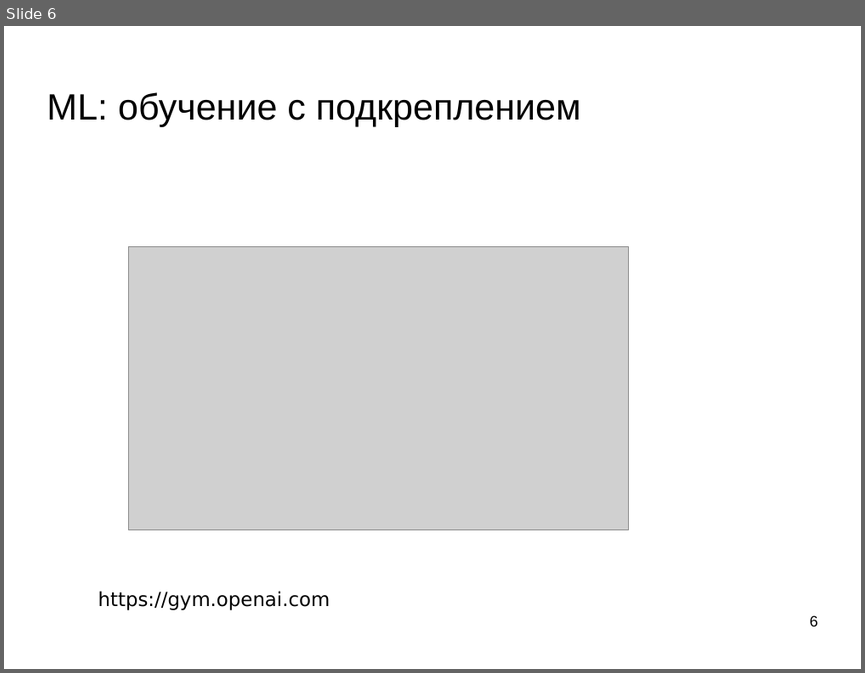
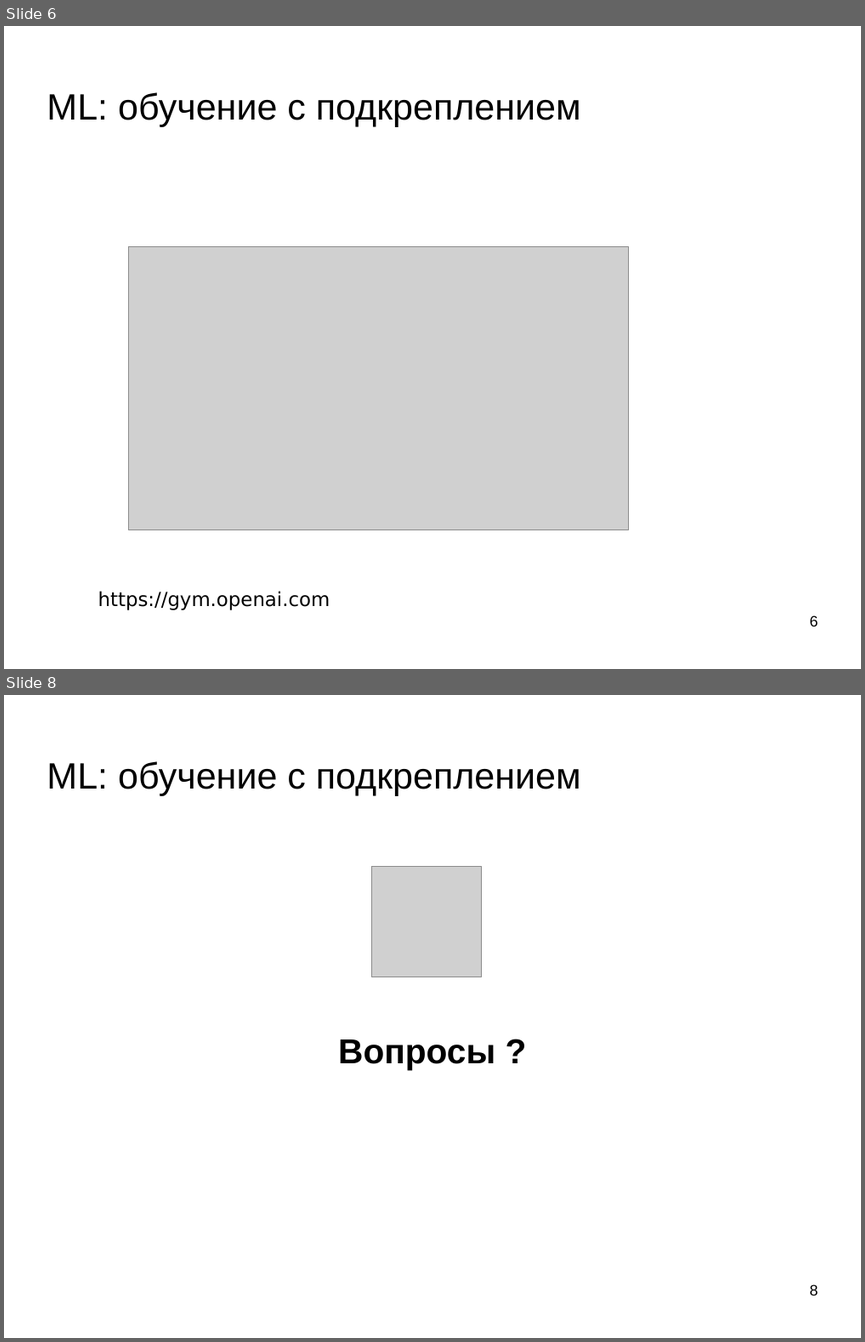
Before and after one commit to mechanoid5/ml_lectorium_legacy, a slide deck: 24-rl-dqn.odp. Shown one above the other, each under a label of ours: slide 6 before the commit, slides 6 and 8 after it; the slides between them are not shown. The pictures are 865x673 and 865x1342 pixels, drawn with LibreOffice and Linux fonts; fonts in the diff are those of the drawing; grey boxes stand for pictures; background and template pictures are left out. Boxes give left, top, right and bottom in pixels: in the first picture for what was removed or moved away, otherwise in the second. Text is boxed around its words. In the diff, an @@ line names an element or a change of style, - is before the commit and + after.

```diff
--- a/24-rl-dqn.odp
+++ b/24-rl-dqn.odp
@@ slide 8 added at (4, 695, 861, 1338), background picture (left out) @@
@@ title added at (46, 761, 581, 796), 33.9 pt, text #000000 @@
+ML: обучение с подкреплением
@@ picture added at (371, 867, 482, 977) @@
@@ subtitle added at (338, 1039, 495, 1070), 32 pt, text #000000, bold @@
+Вопросы ?
@@ page number added at (810, 1284, 818, 1295), 14 pt, text #000000 @@
+8
```
Also in this commit, not shown: 3 slides changed, 1 slide removed, 1 other file.
